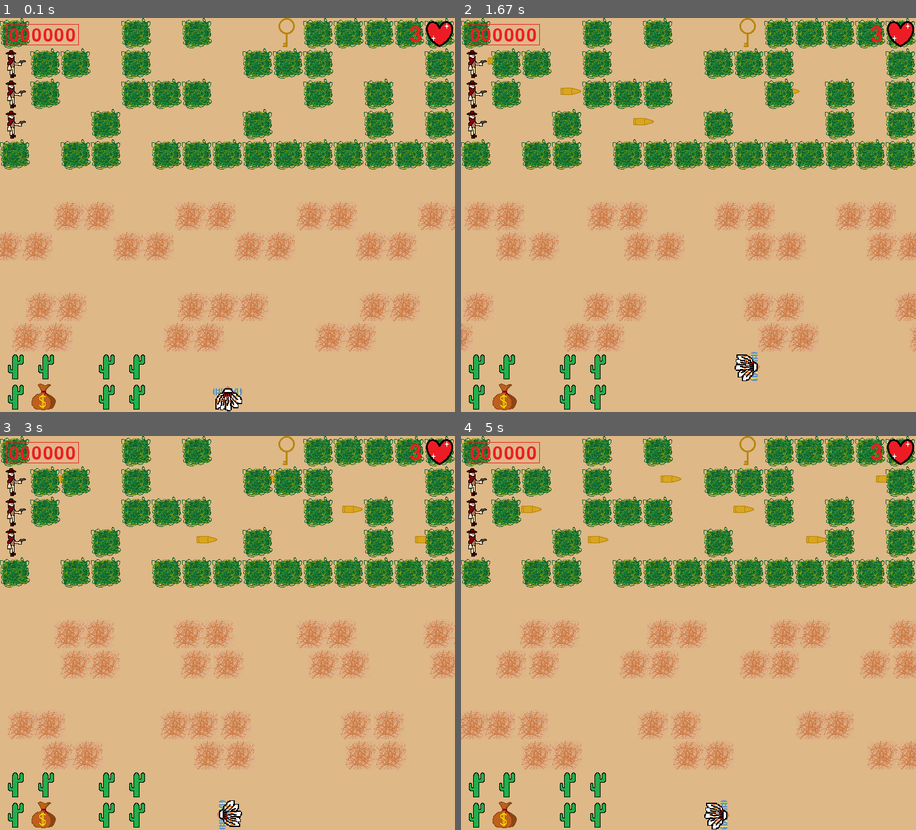
Above: before the commit, frames 1-4 (two rows, left to right).
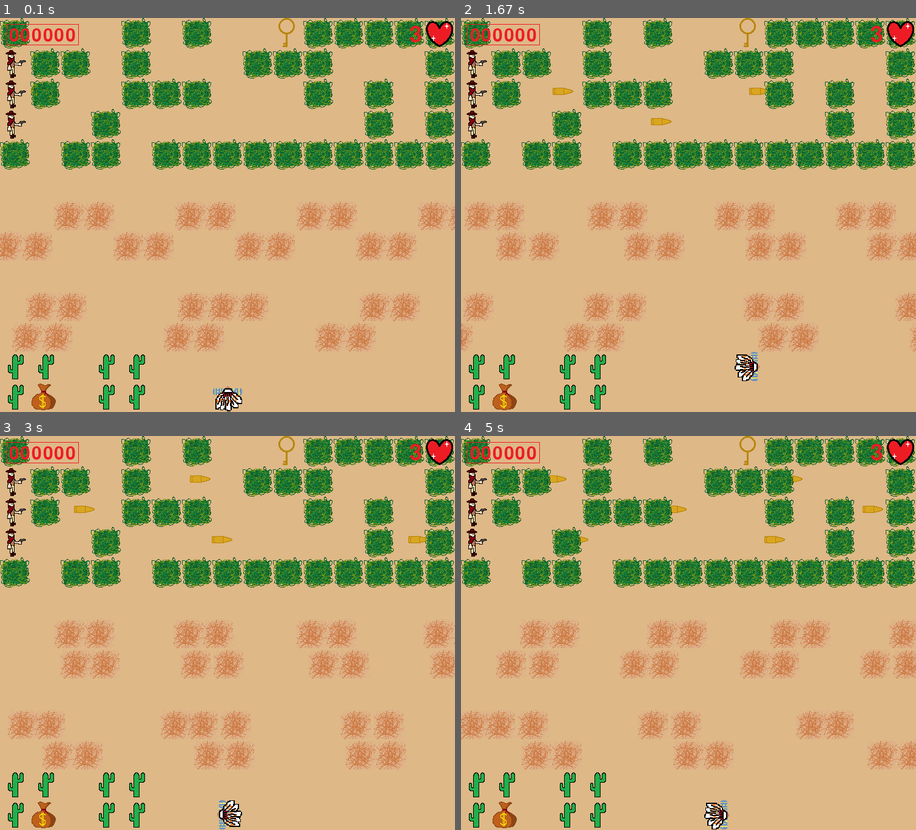
Above: after the commit, the same moments.

Repository: AZEN-SGG/PyGameProject
Game: pygame game, started from MainProgramm.py
Same seed, same stepped clock (60 frames per second), same inputs: the game is played once before the commit and once after it.
Inputs:
- Up to frame 1 (0.1 s): no input
- Up to frame 2 (1.67 s): hold Right 0.33-0.8 s; hold Up 0.83-1.13 s; hold Right 1.17-1.63 s
- Up to frame 3 (3 s): hold Left 1.67-2.2 s; hold Down 2.23-2.53 s; hold Left 2.57-2.97 s
- Up to frame 4 (5 s): hold Up 3-3.37 s; hold Right 3.4-4.03 s; hold Down 4.07-4.43 s; hold Left 4.47-4.93 s; hold Right from 4.97 s (still down)

The runs differ from the first frame. In frame 1, 0.4% of the frame differs, in the area x 6-60%, y 17-31%; in frame 2, 0.7%; in frame 3, 0.8%; in frame 4, 1.0%, in the area x 13-94%, y 10-31%.

Commit message:
Постарался, чуток изменить уровень и сделать его проходимым

Diff:
--- a/MainProgramm.py
+++ b/MainProgramm.py
@@ -608,14 +608,14 @@
 high_point = Point(675, 175, 1000, key)
 
 # Создаю пули
-first_first_bullet = Bullet(50, 125, (50, 125), 0, 'Right', 10)
-first_second_bullet = Bullet(50, 125, (50, 125), 36, 'Right', 10)
-
-second_first_bullet = Bullet(50, 175, (50, 175), 24, 'Right', 10)
-second_second_bullet = Bullet(50, 175, (50, 175), 60, 'Right', 10)
-
-third_first_bullet = Bullet(50, 75, (50, 75), 48, 'Right', 10)
-third_second_bullet = Bullet(50, 75, (50, 75), 84, 'Right', 10)
+first_first_bullet = Bullet(50, 125, (50, 125), 0, 'Right', 9)
+first_second_bullet = Bullet(50, 125, (50, 125), 36, 'Right', 9)
+
+second_first_bullet = Bullet(50, 175, (50, 175), 18, 'Right', 9)
+second_second_bullet = Bullet(50, 175, (50, 175), 54, 'Right', 9)
+
+third_first_bullet = Bullet(50, 75, (50, 75), 58, 'Right', 9)
+third_second_bullet = Bullet(50, 75, (50, 75), 94, 'Right', 9)
 
 first_robber = Robber(25, 125, 'Right')
 second_robber = Robber(25, 175, 'Right')
@@ -655,7 +655,6 @@
 third_eight_thirny_bush = Hedge(725, 125, 2)
 
 fourth_first_thirny_bush = Hedge(175, 175, 2)
-fourth_second_thirny_bush = Hedge(425, 175, 2)
 fourth_third_thirny_bush = Hedge(625, 175, 2)
 fourth_fourth_thirny_bush = Hedge(725, 175, 2)
 
@@ -758,7 +757,6 @@
 add_sprite(third_eight_thirny_bush)
 
 add_sprite(fourth_first_thirny_bush)
-add_sprite(fourth_second_thirny_bush)
 add_sprite(fourth_third_thirny_bush)
 add_sprite(fourth_fourth_thirny_bush)
 
